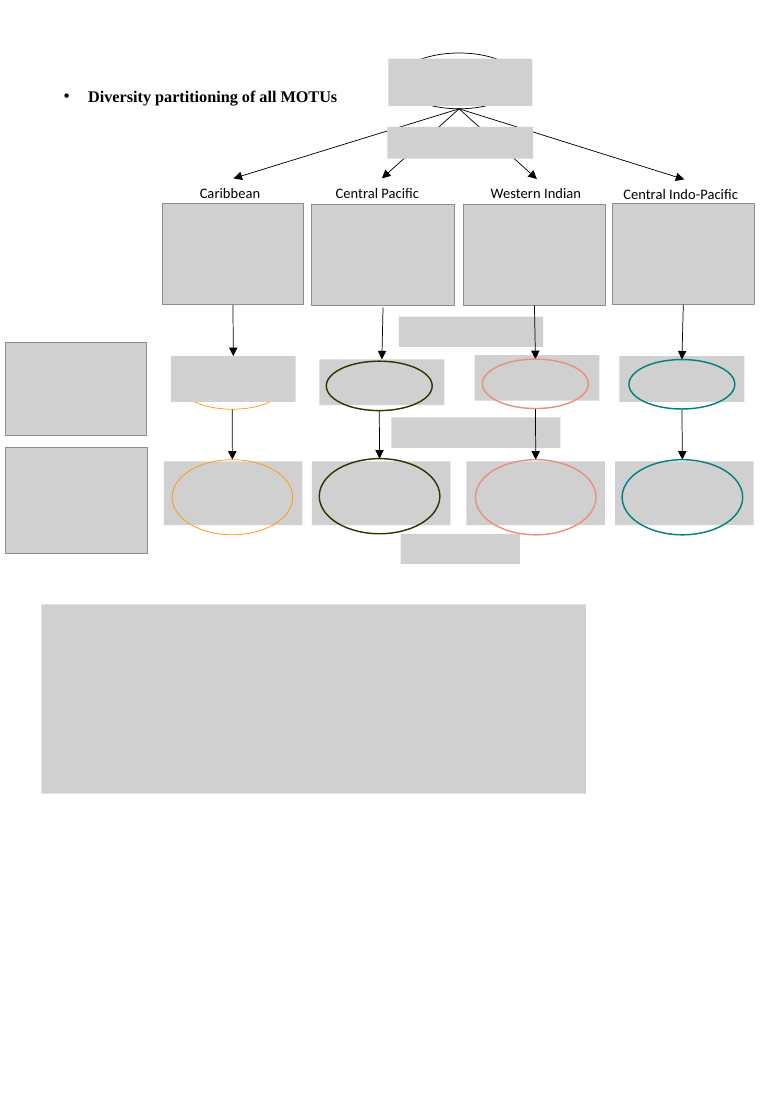
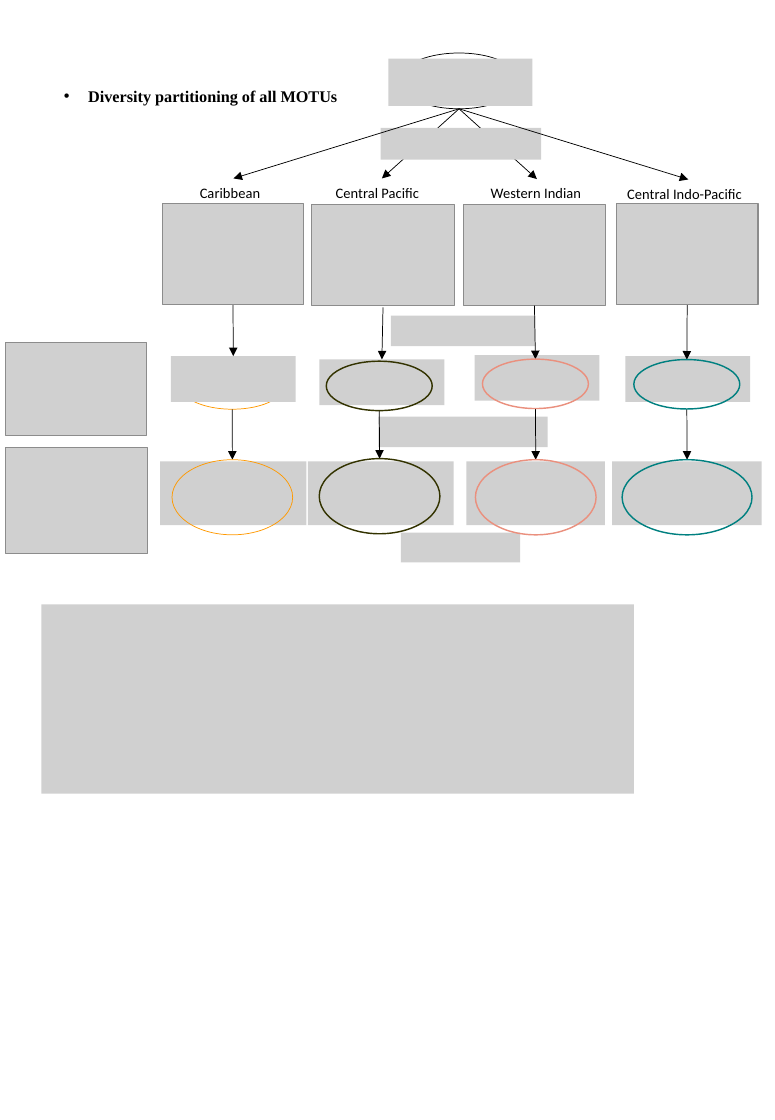
Before and after one commit to virginiemarques/Global_eDNA, a slide deck: slide 1 of outputs/06_diversity_partitioning/schema_partition.pptx. Drawn at 775x1120 pixels with LibreOffice and Linux fonts; fonts in the diff are those of the drawing; grey boxes stand for pictures. Boxes give left, top, right and bottom in pixels: in the first picture for what was removed or moved away, otherwise in the second. Text is boxed around its words. In the diff, an @@ line names an element or a change of style, - is before the commit and + after.

```diff
--- a/outputs/06_diversity_partitioning/schema_partition.pptx
+++ b/outputs/06_diversity_partitioning/schema_partition.pptx
@@ arrow moved from (459, 108) - (684, 180) to (459, 108) - (688, 180) @@
@@ picture: place and size @@
-picture at [388,127,533,159]
+picture at [380,128,540,160]
@@ picture: place and size @@
-picture at [399,316,544,346]
+picture at [391,315,535,345]
@@ 2 pictures, 2 arrows, 1 text, 1 ellipse: place and size @@
-2 pictures, 2 arrows, 1 text, 1 ellipse at [613,189,754,460]
+2 pictures, 2 arrows, 1 text, 1 ellipse at [617,189,758,460]
@@ picture: place and size @@
-picture at [392,417,561,447]
+picture at [378,416,548,446]
@@ picture: place and size @@
-picture at [164,461,303,525]
+picture at [160,461,306,525]
@@ picture: place and size @@
-picture at [312,461,451,525]
+picture at [308,461,454,525]
@@ picture: place and size @@
-picture at [615,461,753,525]
+picture at [612,461,762,525]
@@ ellipse: place and size @@
-ellipse at [622,460,743,535]
+ellipse at [622,460,752,535]
@@ picture: place and size @@
-picture at [41,604,586,794]
+picture at [41,604,633,794]
```
Also in this commit, not shown: 12 other files.
